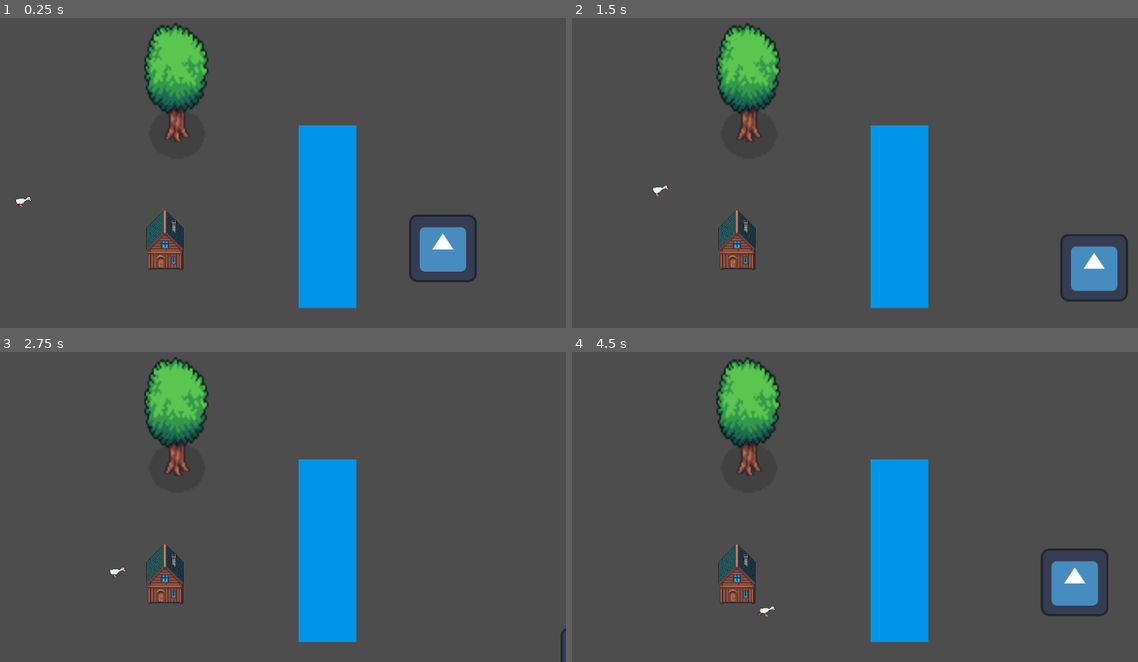
Above: before the commit, frames 1-4 (two rows, left to right).
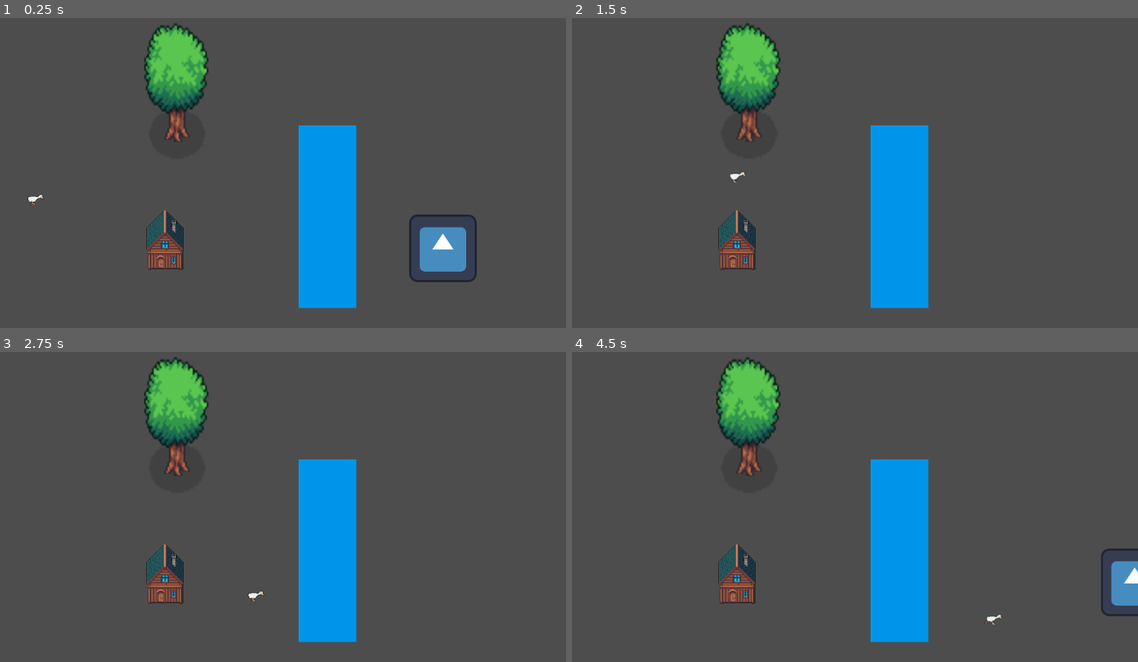
Above: after the commit, the same moments.

Repository: MatthewDulworth/gmtk26
Game: Godot game, scene res://main.tscn
Two runs of this game, one before a commit and one after it. Both use one fixed random seed, a clock stepped at 60 frames per second and the inputs below. The engine's default icon, where the game draws it, is replaced by a stand-in: a white triangle on a blue panel in a dark square.
Inputs:
- Up to frame 1 (0.25 s): no input
- Up to frame 2 (1.5 s): hold D (move_right) 0.53-1.28 s; hold Shift (shoot) 0.53-1.28 s; hold S (move_down) from 1.28 s (still down); tap Shift (shoot) at 1.35 s
- Up to frame 3 (2.75 s): release S (move_down) at 2.03 s; hold D (move_right) from 2.03 s (still down); hold Shift (shoot) from 2.03 s (still down)
- Up to frame 4 (4.5 s): release D (move_right) at 2.78 s; release Shift (shoot) at 2.78 s; hold W (move_up) 2.78-3.53 s; tap Shift (shoot) at 2.85, 4.35 s; hold Shift (shoot) 3.53-4.28 s; hold A (move_left) from 3.53 s (still down)

The runs differ from the first frame. In frame 1, less than 0.1% of the frame differs, in the area x 2-8%, y 57-61%; in frame 2, 1.6%; in frame 3, 0.1%; in frame 4, 2.4%, in the area x 32-100%, y 63-88%.

Commit message:
player speed

Diff:
--- a/chracters/enemies/EnemyController.gd
+++ b/chracters/enemies/EnemyController.gd
@@ -36,7 +36,7 @@
 		$AnimatedSprite2D.play("run")
 		var pos = global_transform.origin
 		var new_pos = nav_agent_2d.get_next_path_position()
-		var new_vel = (new_pos - pos).normalized() * 100; # speed
+		var new_vel = (new_pos - pos).normalized() * 200; # speed
 		velocity = new_vel
 		move_and_slide()
 
--- a/main.tscn
+++ b/main.tscn
@@ -1,10 +1,16 @@
 [gd_scene format=3 uid="uid://c6yplr84qj8xy"]
 
 [ext_resource type="PackedScene" uid="uid://d1wakfws1yses" path="res://chracters/enemies/enemy.tscn" id="2_0xm2m"]
+[ext_resource type="Script" uid="uid://b1ltxks71q21v" path="res://chracters/player/PlayerData.gd" id="2_7mycd"]
 [ext_resource type="PackedScene" uid="uid://d0fyntx0582l7" path="res://chracters/player/player.tscn" id="2_h2yge"]
 [ext_resource type="Texture2D" uid="uid://cpcbv6c2ulvbx" path="res://ASSets/Cute_Fantasy_Free/Outdoor decoration/Oak_Tree.png" id="3_h2yge"]
 [ext_resource type="Texture2D" uid="uid://cksn71qah5jih" path="res://ASSets/Cute_Fantasy_Free/Outdoor decoration/House_1_Wood_Base_Blue.png" id="4_1bvp3"]
 [ext_resource type="Texture2D" uid="uid://xhj52ukglsw3" path="res://ASSets/Cute_Fantasy_Free/Tiles/Water_Middle.png" id="5_lquwl"]
+
+[sub_resource type="Resource" id="Resource_lquwl"]
+script = ExtResource("2_7mycd")
+move_speed = 400.0
+metadata/_custom_type_script = "uid://b1ltxks71q21v"
 
 [sub_resource type="NavigationPolygon" id="NavigationPolygon_ig7tw"]
 vertices = PackedVector2Array(210, 285.85938, 560.0078, 301.03906, -563.90625, 305.95313, 43.507813, 288.14063, -95.562 …(239 unchanged characters)…
@@ -15,6 +21,7 @@
 
 [node name="Player" parent="." unique_id=1399235571 instance=ExtResource("2_h2yge")]
 position = Vector2(343, 173)
+player_data = SubResource("Resource_lquwl")
 
 [node name="Enemy" parent="." unique_id=1397981385 node_paths=PackedStringArray("players") instance=ExtResource("2_0xm2m")]
 position = Vector2(-478, 99)
